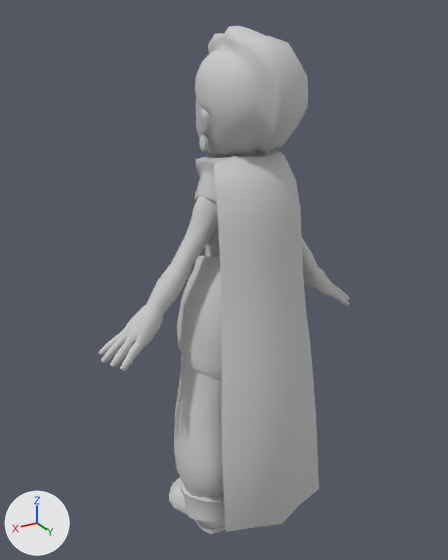
Two versions of the FBX model Assets/Models/Charactors/Character.fbx, one commit apart.
Rendered twice from a 50 mm camera at (0.925, 1.435, 1.559) aimed at (0.049, -0.026, 0.828). Lighting does not change. The marker at lower left points along +X, +Y and +Z. Where no turn or scale is listed for an object, it has been applied to the vertices.

The scene before the commit, as lines of its bpy script (objects in view):
```python
me_mesh = bpy.data.meshes.new('Mesh')
me_mesh.from_pydata(...)  # 3833 vertices, 7283 faces; spans x -0.44..0.44, y -0.22..0.14, z 0.0..1.53
me_mesh.materials.append(mat_00_default)  # light grey #cacaca
me_mesh_001 = bpy.data.meshes.new('Mesh.001')
me_mesh_001.from_pydata(...)  # 65 vertices, 48 faces; spans x -0.181..0.181, y -0.039..0.216, z 0.086..1.218
me_mesh_001.materials.append(mat_00_default)  # light grey #cacaca
ob_character_dummy = bpy.data.objects.new('character_Dummy', me_mesh)
ob_character_dummy.location = (0.0, 0.036, -0.003)
ob_muffler01 = bpy.data.objects.new('Muffler01', me_mesh_001)
ob_muffler01.location = (0.0, 0.036, -0.003)
```
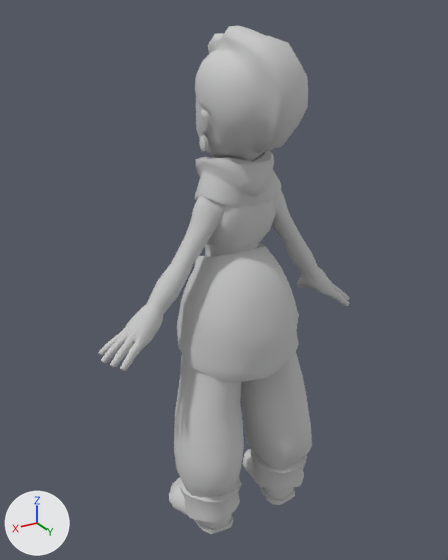
The newer file is also turned or shifted as a whole; pictures and numbers use the older file's frame.

Changed parts and their boxes [x1, y1, x2, y2] in the pictures (448 x 560 px):
```json
{"object": "Muffler01", "change": "deleted", "before": [213, 151, 319, 532]}
```

Scene script edits in JSON lines:
```json
{"op": "remove", "block": "ob_muffler01", "code": ["ob_muffler01 = bpy.data.objects.new('Muffler01', me_mesh_001)", "ob_muffler01.location = (0.0, 0.036, -0.003)"]}
```
